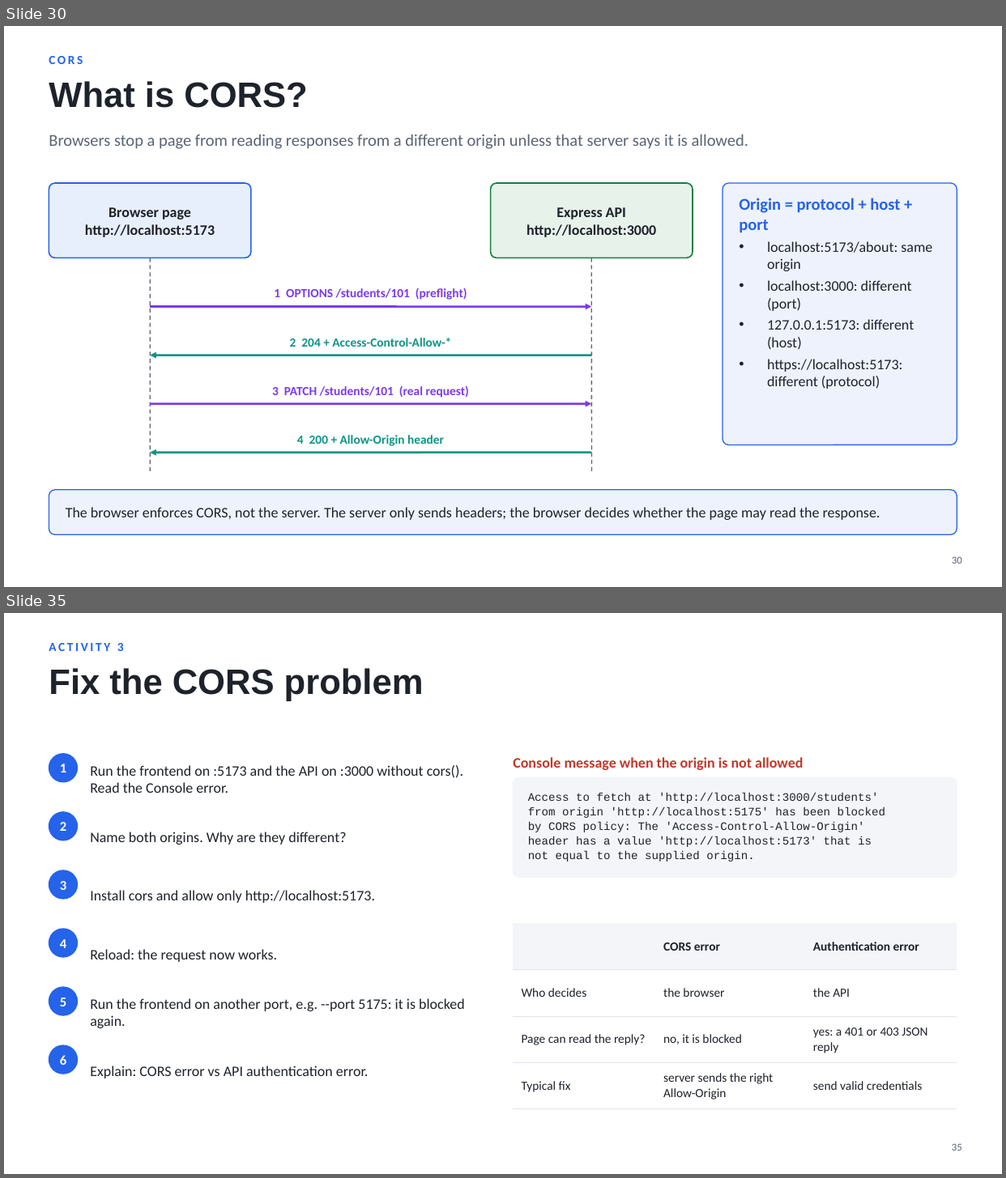
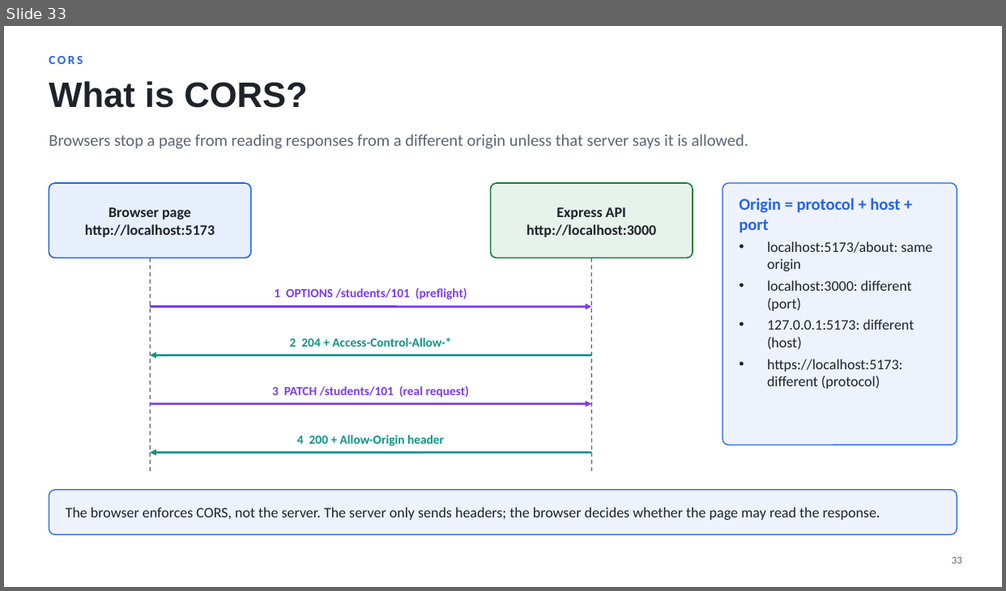
Before and after one commit to shreyaskumars-commits/school-management, a slide deck: Node_Express_Backend.pptx. Shown one above the other, each under a label of ours: slides 30 and 35 before the commit, slide 33 after it; the slides between them are not shown. The pictures are 1006x1178 and 1006x591 pixels, drawn with LibreOffice and Linux fonts; fonts in the diff are those of the drawing. Boxes give left, top, right and bottom in pixels: in the first picture for what was removed or moved away, otherwise in the second. Text is boxed around its words. In the diff, an @@ line names an element or a change of style, - is before the commit and + after.

```diff
--- a/Node_Express_Backend.pptx
+++ b/Node_Express_Backend.pptx
@@ slide 35 removed at (4,613,1002,1174), background #FFFFFF @@
@@ text removed at (49,643,124,651) @@
-ACTIVITY 3
@@ title removed at (49,668,424,701) @@
-Fix the CORS problem
@@ ellipse removed at (49,754,78,782) @@
@@ text removed at (513,757,803,770) @@
-Console message when the origin is not allowed
@@ text removed at (60,764,66,773) @@
-1
@@ text removed at (90,765,463,793) @@
-Run the frontend on :5173 and the API on :3000 without cors(). Read the Console error.
@@ rounded rectangle removed at (513,777,957,877) @@
@@ text removed at (528,792,885,862) @@
-Access to fetch at 'http://localhost:3000/students'
-from origin 'http://localhost:5175' has been blocked
-by CORS policy: The 'Access-Control-Allow-Origin'
-header has a value 'http://localhost:5173' that is
-not equal to the supplied origin.
@@ ellipse removed at (49,812,78,841) @@
@@ text removed at (60,822,66,831) @@
-2
@@ text removed at (90,832,346,845) @@
-Name both origins. Why are they different?
@@ ellipse removed at (49,871,78,899) @@
@@ text removed at (60,881,66,890) @@
-3
@@ text removed at (90,890,375,903) @@
-Install cors and allow only http://localhost:5173.
@@ table removed at (513,924,957,1103), 4 rows, 3 columns @@
- | CORS error | Authentication error
-Who decides | the browser | the API
-Page can read the reply? | no, it is blocked | yes: a 401 or 403 JSON reply
-Typical fix | server sends the right Allow-Origin | send valid credentials
@@ ellipse removed at (49,929,78,957) @@
@@ text removed at (60,939,66,948) @@
-4
@@ text removed at (90,949,277,962) @@
-Reload: the request now works.
@@ ellipse removed at (49,987,78,1016) @@
@@ text removed at (60,998,66,1007) @@
-5
@@ text removed at (90,999,465,1029) @@
-Run the frontend on another port, e.g. --port 5175: it is blocked again.
@@ ellipse removed at (49,1046,78,1074) @@
@@ text removed at (60,1055,66,1065) @@
-6
@@ text removed at (90,1066,368,1079) @@
-Explain: CORS error vs API authentication error.
@@ page number removed at (952,1144,962,1151) @@
-35
@@ what was slide 30 is now slide 33 @@
@@ page number at (952,557,962,564): text changed @@
-30
+33
```
Also in this commit, not shown: 16 slides changed, 3 slides added, 8 other slides removed, 38 other files.
